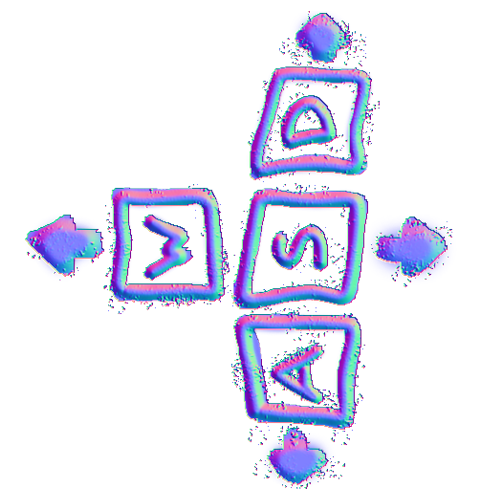
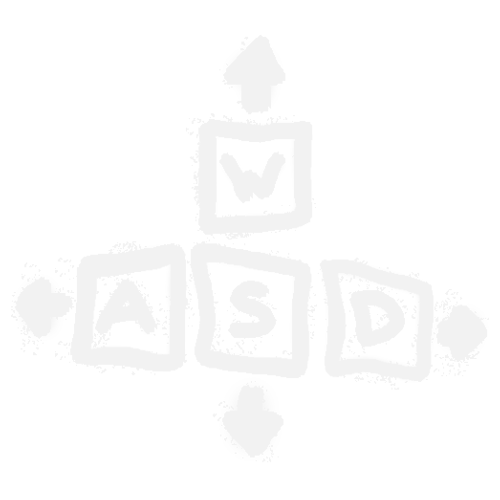
The second 500×500 image is a revision of the first. Changes to its layers:
hid "Layer 2 copy", painted on it over [left=11, top=11, right=489, bottom=489]
"Layer 2 copy 2": opacity 1% → 5%, painted on it over [left=11, top=11, right=489, bottom=489]
